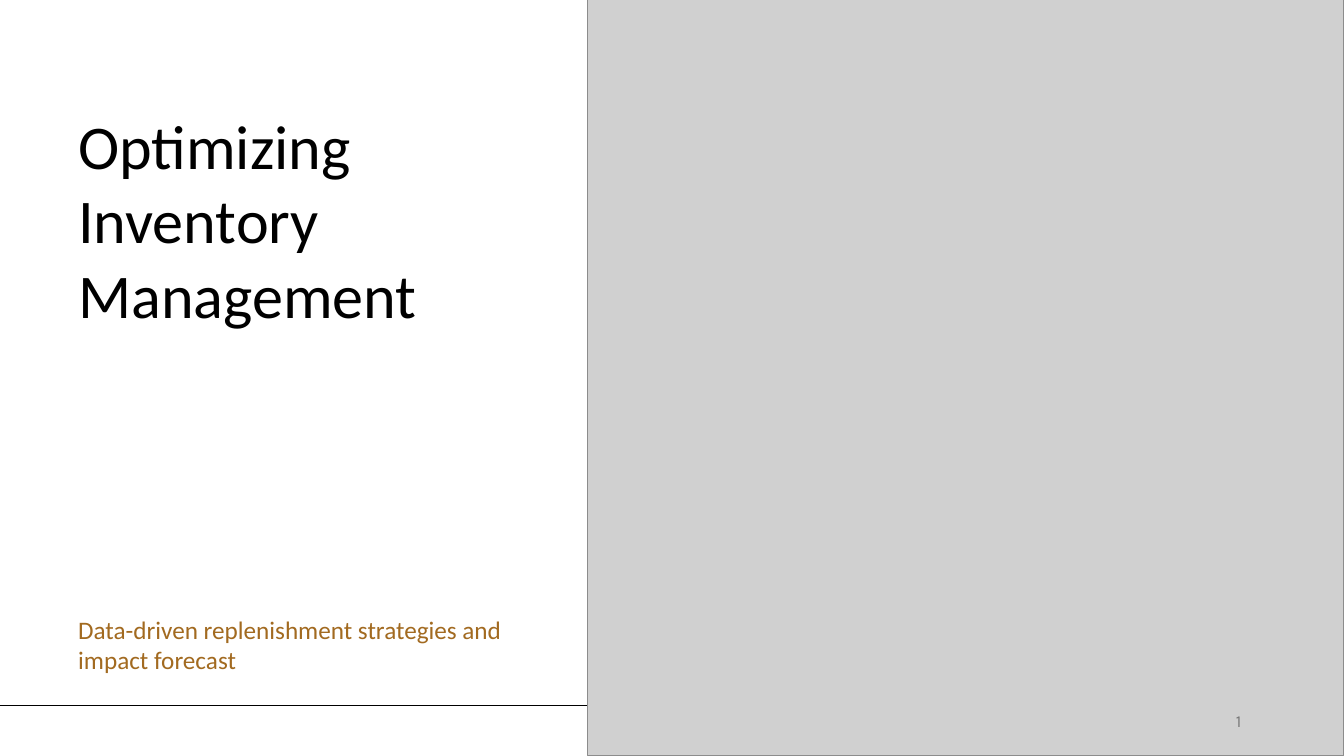
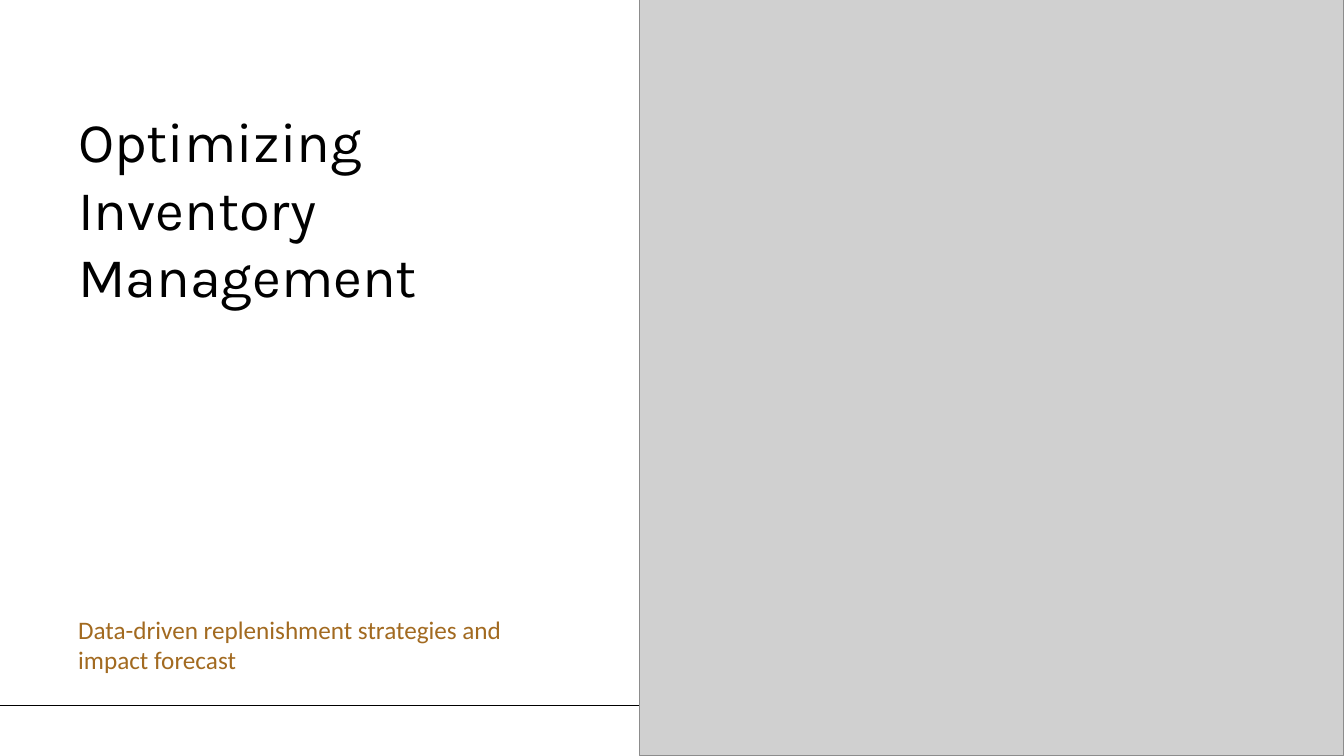
Before and after one commit to haneeshsinghal/HaneeshSinghal_Capstone_RetailForecastReplenishment, a slide deck: slide 1 of final_story/final_deck.pptx. Drawn at 1344x756 pixels with LibreOffice and Linux fonts; fonts in the diff are those of the drawing; grey boxes stand for pictures; background and template pictures are left out. Boxes give left, top, right and bottom in pixels: in the first picture for what was removed or moved away, otherwise in the second. Text is boxed around its words. In the diff, an @@ line names an element or a change of style, - is before the commit and + after.

```diff
--- a/final_story/final_deck.pptx
+++ b/final_story/final_deck.pptx
@@ picture: place and size @@
-picture at [588, 0, 1344, 756]
+picture at [639, 0, 1344, 756]
@@ text "Optimizing Inventory Management" at [78, 123, 417, 311]: size 44.4 to 40 pt, font Calibri to Karla @@
@@ page number removed at [1236, 716, 1242, 727] @@
-1
```
Also in this commit, not shown: 3 other files.
